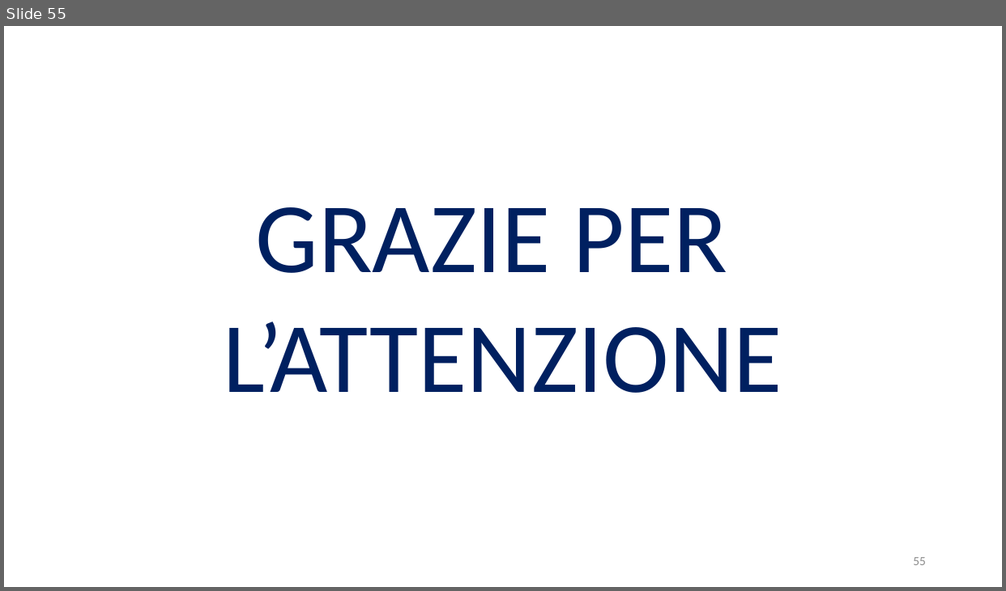
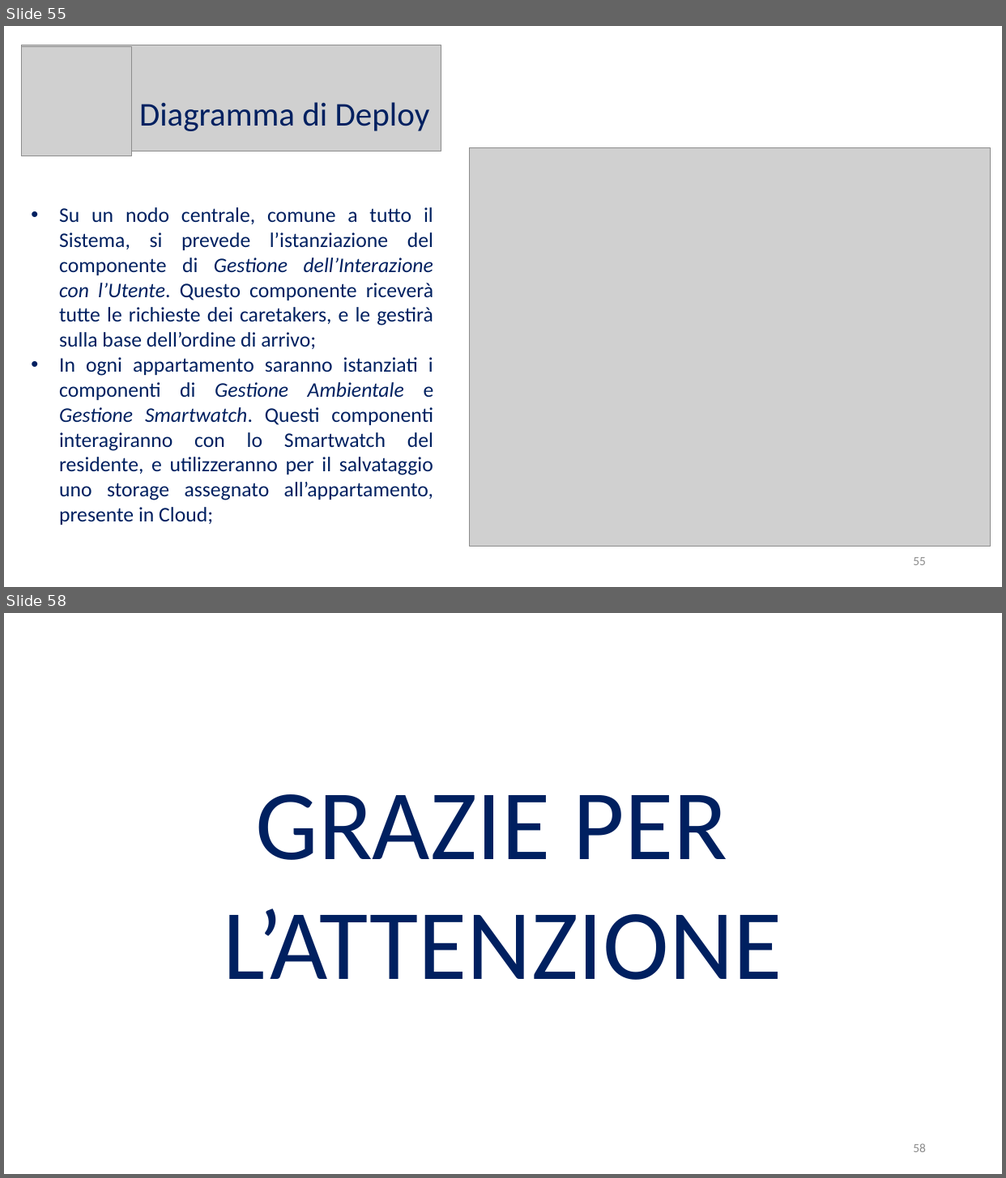
Before and after one commit to Wonderjack996/unimib-software-architecture, a slide deck: Progetto/Presentazione.pptx. Shown one above the other, each under a label of ours: slide 55 before the commit, slides 55 and 58 after it; the slides between them are not shown. The pictures are 1006x591 and 1006x1178 pixels, drawn with LibreOffice and Linux fonts; fonts in the diff are those of the drawing; grey boxes stand for pictures. Boxes give left, top, right and bottom in pixels: in the first picture for what was removed or moved away, otherwise in the second. Text is boxed around its words. In the diff, an @@ line names an element or a change of style, - is before the commit and + after.

```diff
--- a/Progetto/Presentazione.pptx
+++ b/Progetto/Presentazione.pptx
@@ slide 55 added at [4,26,1002,587], background #FFFFFF @@
@@ picture added at [22,45,441,151] @@
@@ picture added at [22,47,132,156] @@
@@ text added at [139,102,430,131], 32 pt, text #002060 @@
+Diagramma di Deploy
@@ picture added at [470,148,991,546] @@
@@ text added at [59,207,434,525], 20 pt, text #002060 @@
+• Su un nodo centrale, comune a tutto il Sistema, si prevede l’istanziazione del componente di Gestione dell’Interazione con l’Utente. Questo componente riceverà tutte le richieste dei caretakers, e le gestirà sulla base dell’ordine di arrivo;
+• In ogni appartamento saranno istanziati i componenti di Gestione Ambientale e Gestione Smartwatch. Questi componenti interagiranno con lo Smartwatch del residente, e utilizzeranno per il salvataggio uno storage assegnato all’appartamento, presente in Cloud;
@@ page number added at [913,557,926,565], 12 pt, text #8C8C8C @@
+55
@@ what was slide 55 is now slide 58 @@
@@ page number at [913,1144,926,1152]: text changed @@
-55
+58
```
Also in this commit, not shown: 8 slides changed, 2 other slides added, 5 other files.
